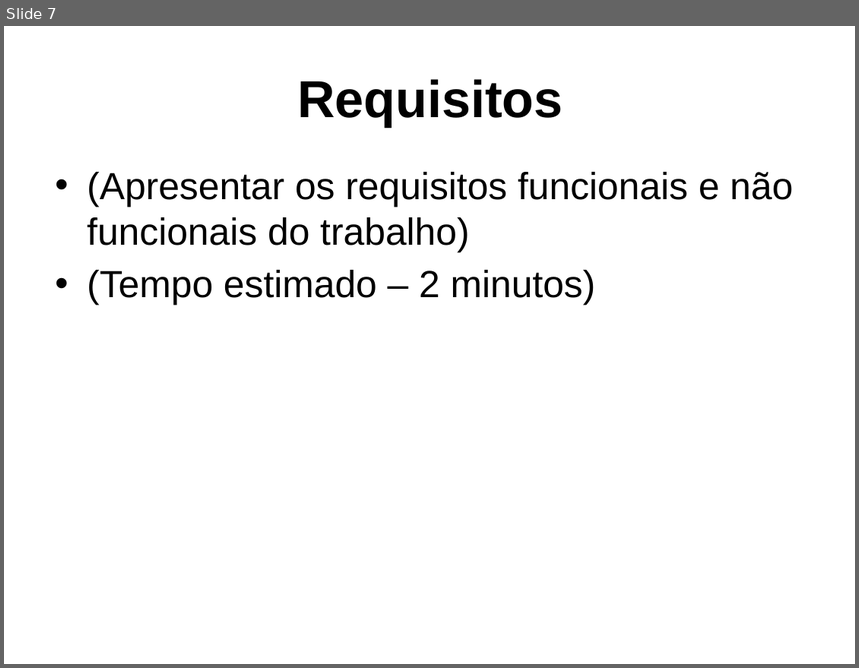
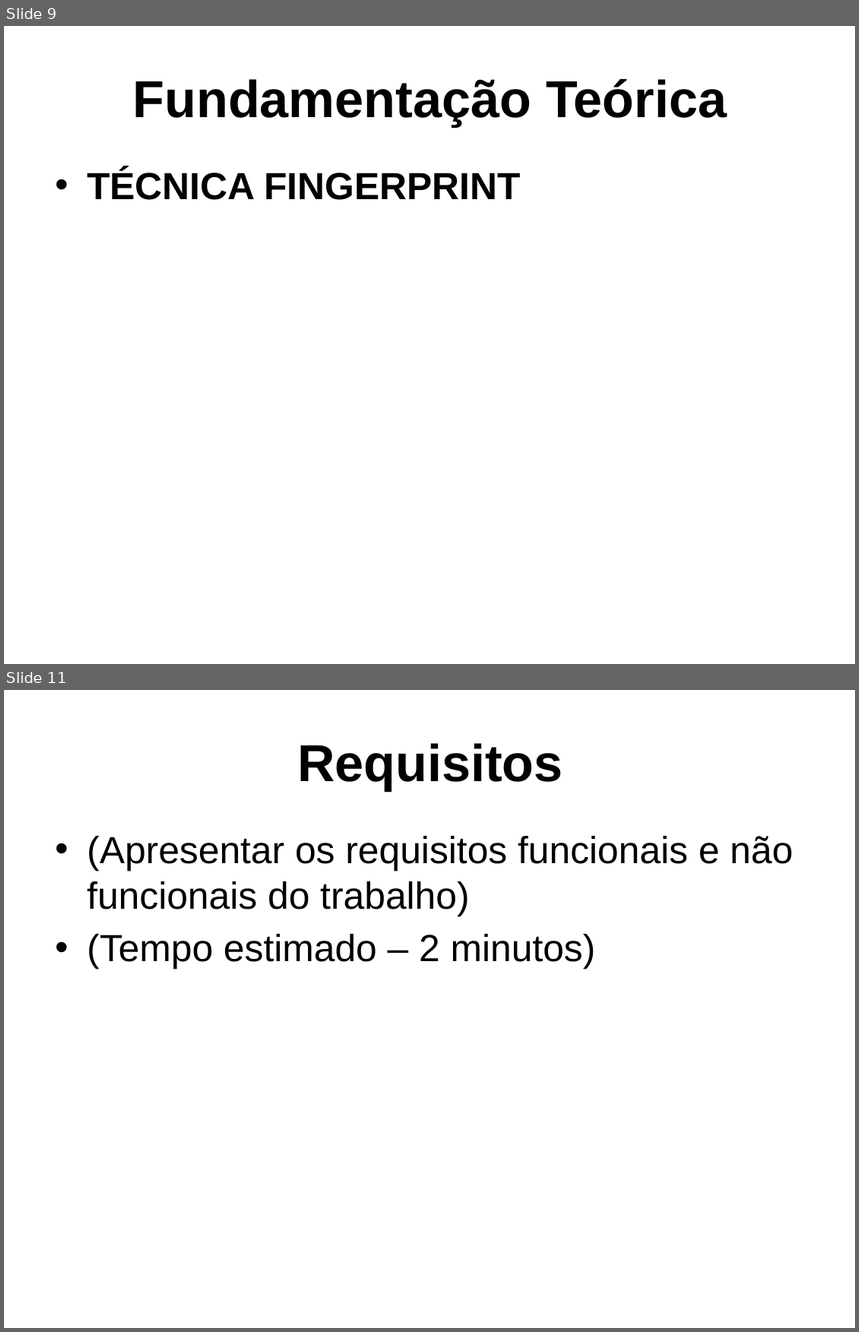
Before and after one commit to dalton-reis/tcc_bcc_2018_2_drkrause_DjonathanRafaelKrause, a slide deck: Textos/ApresentacaoTCC-DjonathanKrause.pptx. Shown one above the other, each under a label of ours: slide 7 before the commit, slides 9 and 11 after it; the slides between them are not shown. The pictures are 859x668 and 859x1332 pixels, drawn with LibreOffice and Linux fonts; fonts in the diff are those of the drawing; background and template pictures are left out. Boxes give left, top, right and bottom in pixels: in the first picture for what was removed or moved away, otherwise in the second. Text is boxed around its words. In the diff, an @@ line names an element or a change of style, - is before the commit and + after.

```diff
--- a/Textos/ApresentacaoTCC-DjonathanKrause.pptx
+++ b/Textos/ApresentacaoTCC-DjonathanKrause.pptx
@@ slide 9 added at bbox=[4, 26, 855, 664], background picture (left out) @@
@@ title added at bbox=[133, 78, 727, 127], 44 pt, text #000000, bold @@
+Fundamentação Teórica
@@ text added at bbox=[87, 169, 520, 200], 32 pt, text #000000, bold @@
+• TÉCNICA FINGERPRINT
@@ what was slide 7 is now slide 11 @@
```
Also in this commit, not shown: 5 slides changed, 8 other slides added, 4 slides removed, 4 other files.
